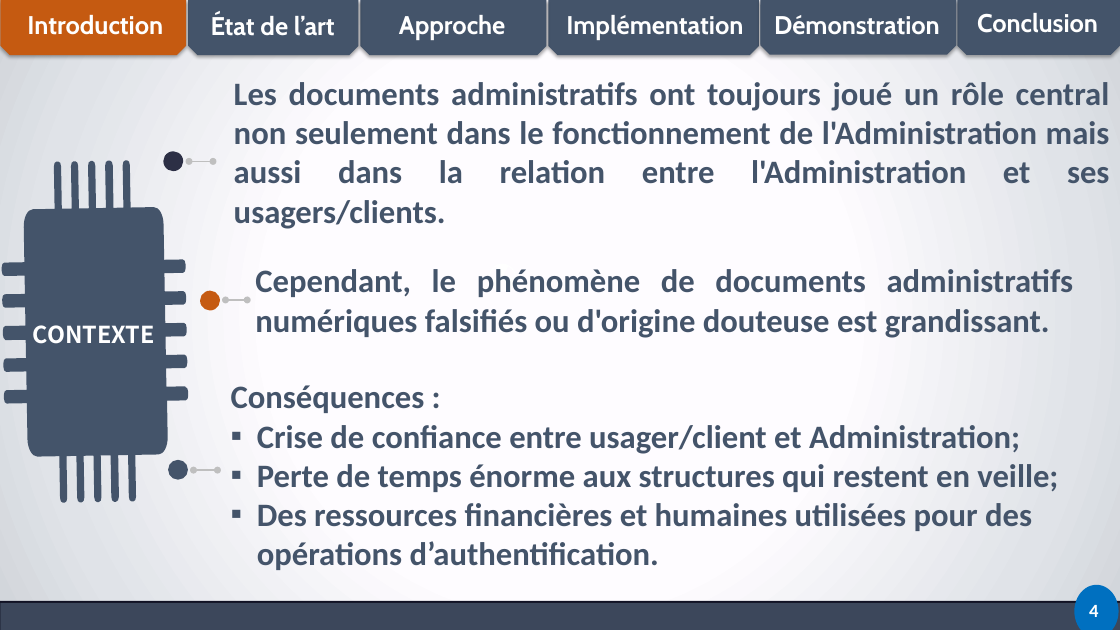
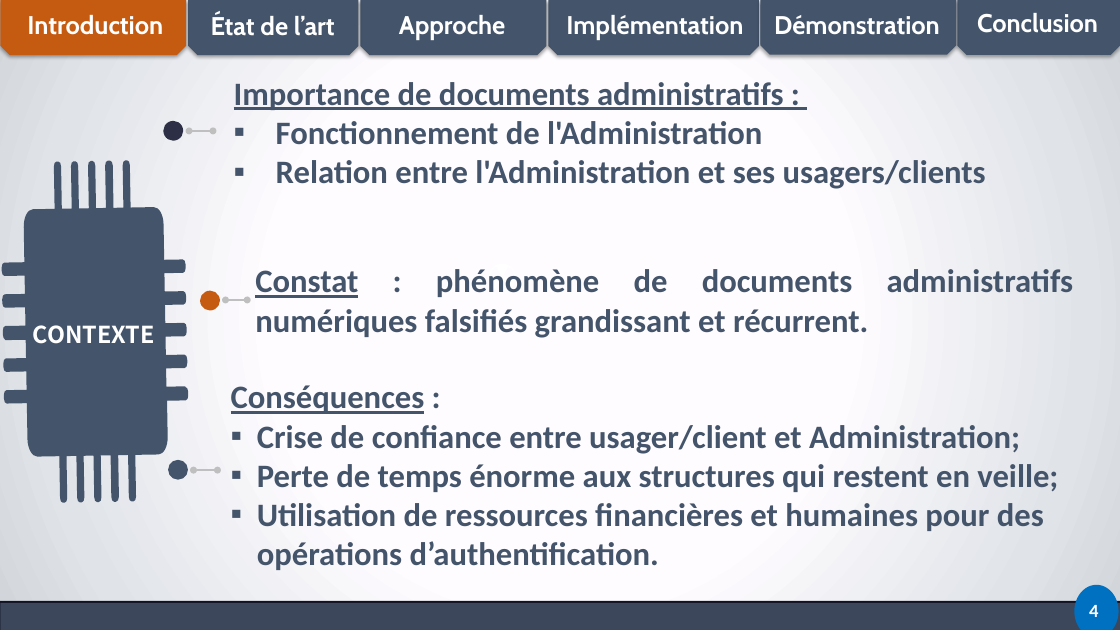
Before and after one commit to canisiushien/memoire-isie, a slide deck: slide 4 of PRESENTATION_M2_CANISIUS.pptx. Drawn at 1120x630 pixels with LibreOffice and Linux fonts; fonts in the diff are those of the drawing. Boxes give left, top, right and bottom in pixels: in the first picture for what was removed or moved away, otherwise in the second. Text is boxed around its words. In the diff, an @@ line names an element or a change of style, - is before the commit and + after.

```diff
--- a/PRESENTATION_M2_CANISIUS.pptx
+++ b/PRESENTATION_M2_CANISIUS.pptx
@@ text at box(234, 82, 986, 189): text changed @@
-Les documents administratifs ont toujours joué un rôle central non seulement dans le fonctionnement de l'Administration mais aussi dans la relation entre l'Administration et ses usagers/clients.
+Importance de documents administratifs :
+▪ Fonctionnement de l'Administration
+▪ Relation entre l'Administration et ses usagers/clients
@@ ellipse: place and size @@
-ellipse at box(163, 151, 183, 172)
+ellipse at box(163, 121, 183, 141)
@@ double arrow moved from (189, 161) - (213, 161) to (189, 131) - (213, 131) @@
@@ text at box(255, 269, 1073, 338): text changed @@
-Cependant, le phénomène de documents administratifs numériques falsifiés ou d'origine douteuse est grandissant.
+Constat : phénomène de documents administratifs numériques falsifiés grandissant et récurrent.
@@ text at box(231, 385, 425, 414): underline on in "Conséquences" @@
@@ text at box(257, 503, 1044, 570): text changed @@
-▪ Des ressources financières et humaines utilisées pour des opérations d’authentification.
+▪ Utilisation de ressources financières et humaines pour des opérations d’authentification.
```
Also in this commit, not shown: 2 other slides changed, 1 other file.
